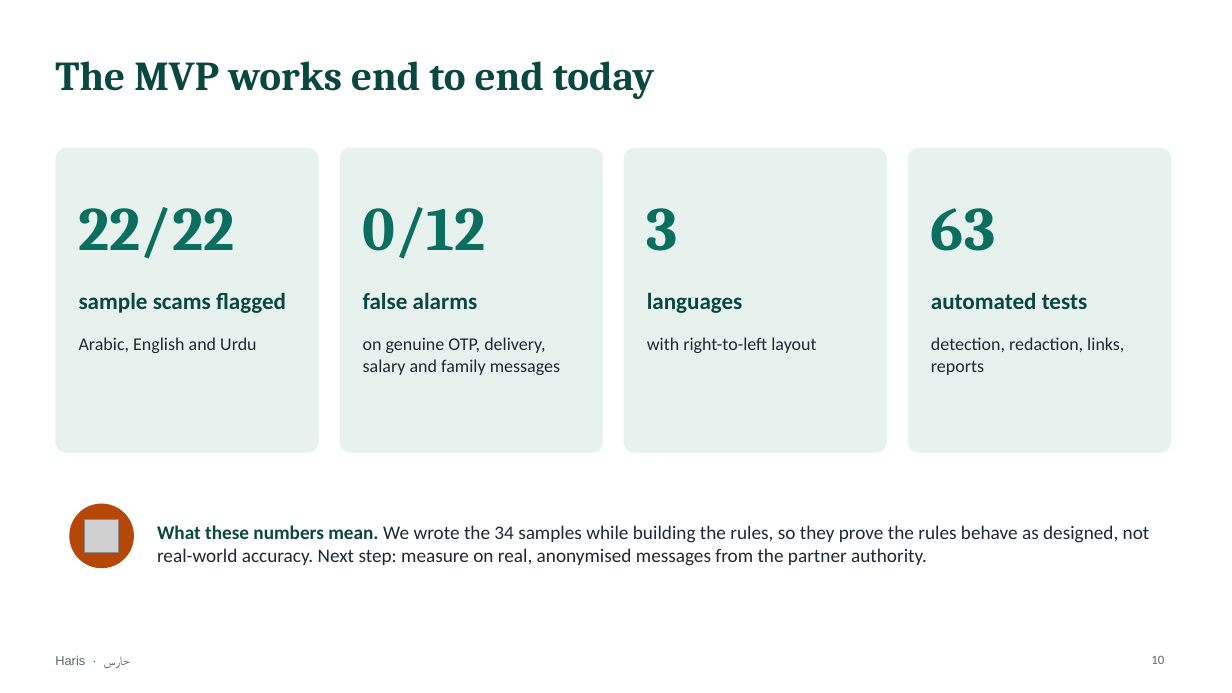
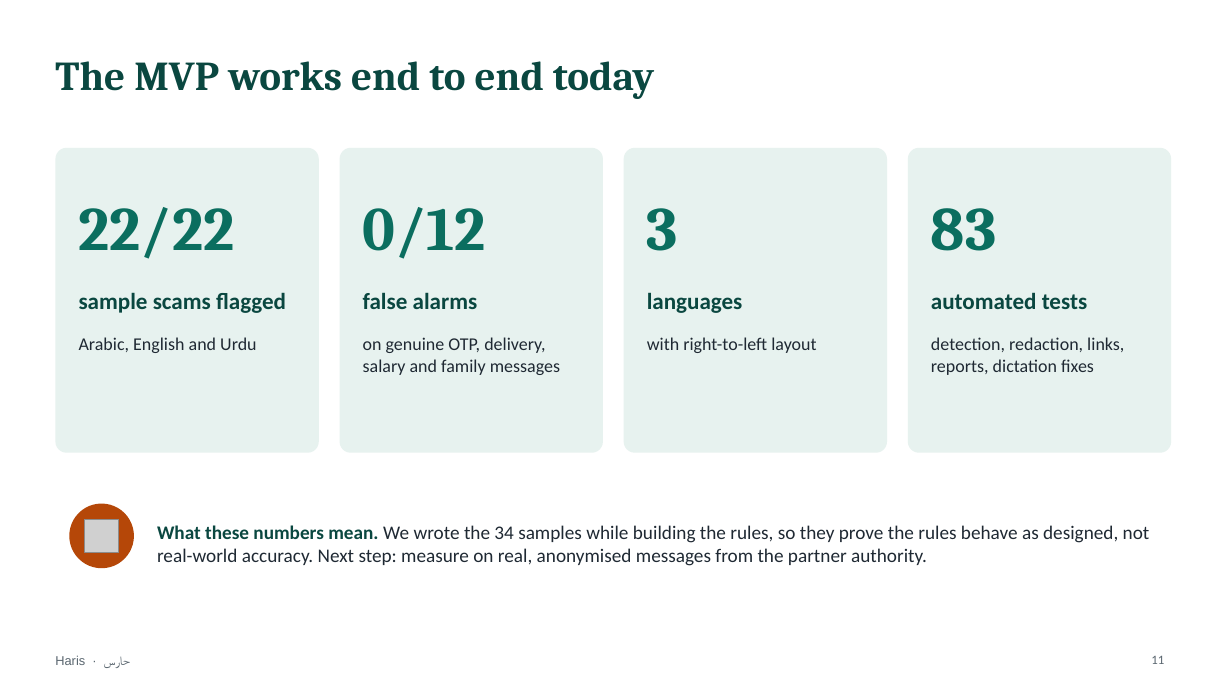
Before and after one commit to mohamedtorky2022/Haris, a slide deck: slide 11 of docs/Haris-presentation.pptx (slide 10 before the commit). Drawn at 1232x693 pixels with LibreOffice and Linux fonts; fonts in the diff are those of the drawing; grey boxes stand for pictures. Boxes give left, top, right and bottom in pixels: in the first picture for what was removed or moved away, otherwise in the second. Text is boxed around its words. In the diff, an @@ line names an element or a change of style, - is before the commit and + after.

```diff
--- a/docs/Haris-presentation.pptx
+++ b/docs/Haris-presentation.pptx
@@ text at bbox=[931, 208, 997, 251]: text changed @@
-63
+83
@@ text at bbox=[931, 337, 1124, 375]: text changed @@
-detection, redaction, links, reports
+detection, redaction, links, reports, dictation fixes
@@ page number at bbox=[1151, 656, 1164, 664]: text changed @@
-10
+11
```
Also in this commit, not shown: 3 other slides changed, 1 slide added, 8 other files.
